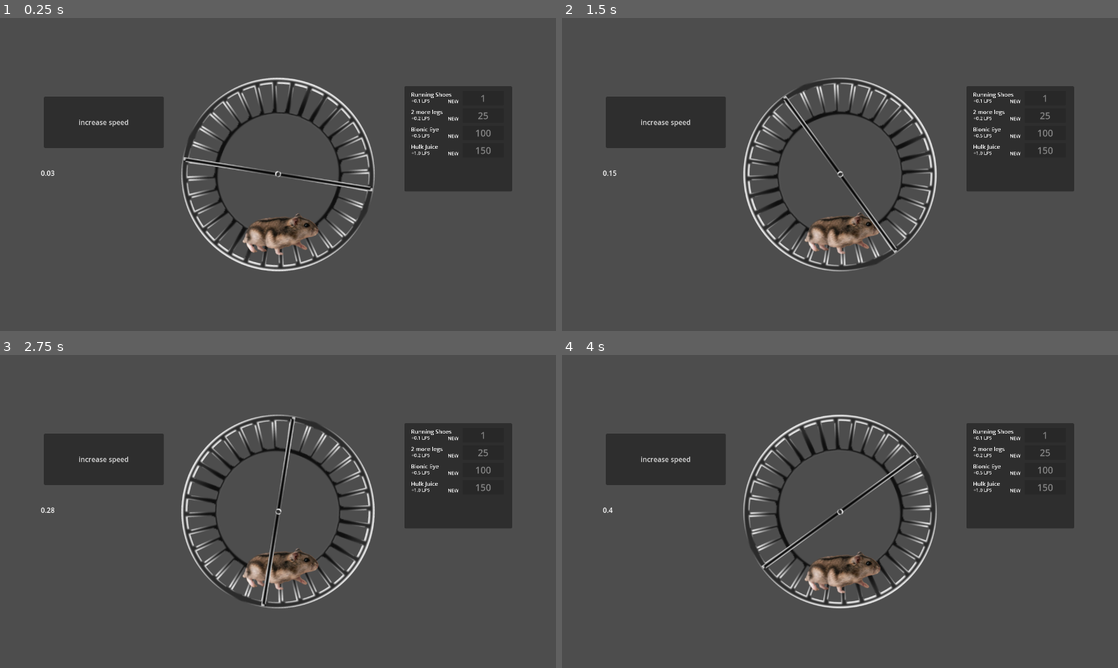
Above: before the commit, frames 1-4 (two rows, left to right).
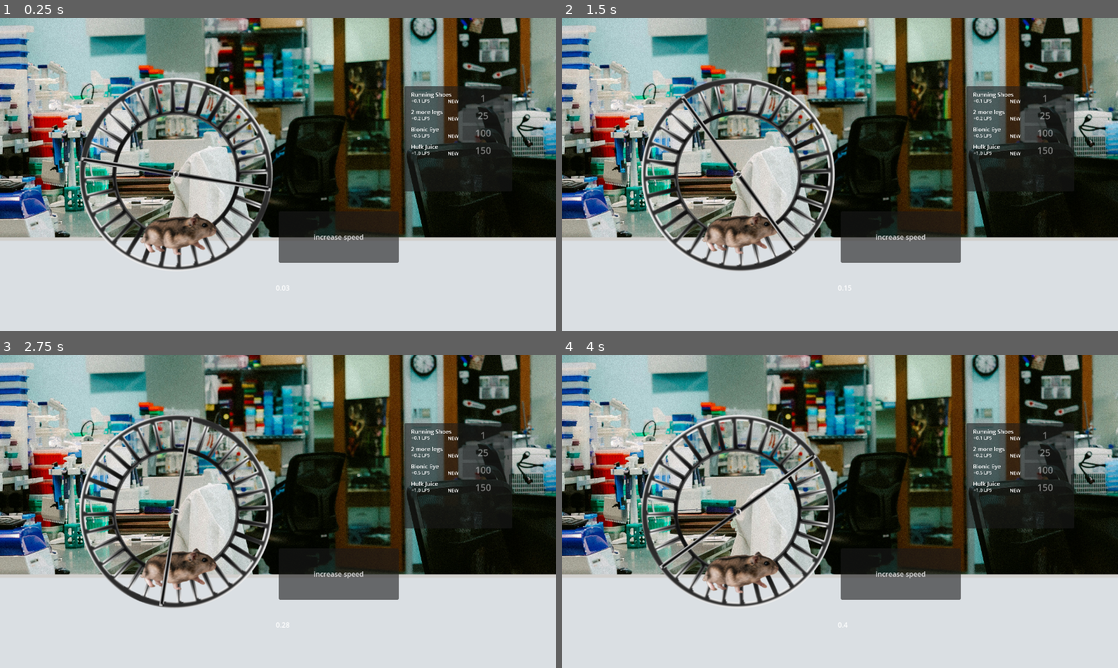
Above: after the commit, the same moments.

Repository: Trashcan445/gmtk_jam_repo
Game: Godot game, scene res://scenes/hamster_clicker.tscn
Same seed, same stepped clock (60 frames per second), same inputs: the game is played once before the commit and once after it.
Inputs (mouse positions are in pixels of both pictures, inside the frame that each line leads up to):
- Up to frame 1 (0.25 s): no input
- Up to frame 2 (1.5 s): tap Enter (ui_accept) at 0.5, 0.77 s; move the mouse to (962, 158) at 0.52 s; hold Right (ui_right) 0.53-1.25 s; click (962, 158) at 0.67 s; drag from (728, 190) to (812, 237) at 1.27 s
- Up to frame 3 (2.75 s): move the mouse to (333, 442) at 2.02 s; hold Right (ui_right) from 2.03 s (still down)
- Up to frame 4 (4 s): release Right (ui_right) at 2.75 s; drag from (812, 574) to (673, 464) at 2.77 s; move the mouse to (1006, 558) at 3.52 s; hold Left (ui_left) from 3.53 s (still down); tap Enter (ui_accept) at 3.77 s

The runs differ from the first frame. In frame 1, 94% of the frame differs, in the area x 0-100%, y 0-100%; in frame 2, 94%; in frame 3, 94%; in frame 4, 94%.

Commit message:
Added in rough BG and Table assets, adjusted viewport mode

Diff:
--- a/gmtk_jam/project.godot
+++ b/gmtk_jam/project.godot
@@ -26,6 +26,7 @@
 
 window/size/viewport_width=1280
 window/size/viewport_height=720
+window/stretch/mode="viewport"
 
 [editor_plugins]
 
--- a/gmtk_jam/scenes/hamster_clicker.tscn
+++ b/gmtk_jam/scenes/hamster_clicker.tscn
@@ -6,6 +6,8 @@
 [ext_resource type="Texture2D" uid="uid://dt8th7o3u2bfi" path="res://assets/art/wheelBar.png" id="3_qmgou"]
 [ext_resource type="Script" uid="uid://da6qw3ijsx8gs" path="res://scenes/display_string_in_label.gd" id="5_qmgou"]
 [ext_resource type="PackedScene" uid="uid://bmbbycprlxm23" path="res://scenes/shop.tscn" id="6_aeqvs"]
+[ext_resource type="Texture2D" uid="uid://chmykggsovn5k" path="res://assets/art/brooke-balentine-tLI5KpfTC2s-unsplash.jpg" id="7_w8d8m"]
+[ext_resource type="Texture2D" uid="uid://biff285lvvns1" path="res://assets/art/Lab Table.png" id="8_jafe7"]
 
 [sub_resource type="Animation" id="Animation_ww34r"]
 length = 0.001
@@ -97,6 +99,7 @@
 [node name="Camera2D" type="Camera2D" parent="."]
 
 [node name="Hamster_Wheel" type="Node2D" parent="." node_paths=PackedStringArray("animplayer")]
+position = Vector2(-234.79, 0)
 script = ExtResource("1_70i32")
 animplayer = NodePath("AnimationPlayer")
 loopAnimationName = "hamster_loop"
@@ -132,10 +135,10 @@
 speed_scale = 0.2
 
 [node name="Button" type="Button" parent="."]
-offset_left = -539.0
-offset_top = -179.0
-offset_right = -263.0
-offset_bottom = -61.0
+offset_left = 1.54
+offset_top = 85.12
+offset_right = 277.54
+offset_bottom = 203.12
 text = "increase speed"
 
 [node name="Label" type="Label" parent="Button"]
@@ -151,6 +154,20 @@
 position = Vector2(449, -84)
 hamster_wheel = NodePath("../Hamster_Wheel")
 
+[node name="BG_art" type="Node" parent="."]
+
+[node name="Brooke-balentine-tLi5KpfTc2s-unsplash" type="Sprite2D" parent="BG_art"]
+z_index = -2
+position = Vector2(-12, 173)
+scale = Vector2(0.380208, 0.380208)
+texture = ExtResource("7_w8d8m")
+
+[node name="LabTable" type="Sprite2D" parent="BG_art"]
+z_index = -1
+position = Vector2(-17, 144)
+scale = Vector2(1.54479, 1)
+texture = ExtResource("8_jafe7")
+
 [connection signal="loops_changed" from="Hamster_Wheel" to="Button/Label" method="_on_new_float"]
 [connection signal="loops_changed" from="Hamster_Wheel" to="Shop" method="loops_changed"]
 [connection signal="pressed" from="Button" to="Hamster_Wheel" method="_on_button_pressed"]
Binary file added: gmtk_jam/assets/art/GMTK Jam 2025.png
Not shown, added: gmtk_jam/assets/art/GMTK Jam 2025.png.import
Binary file added: gmtk_jam/assets/art/Lab Table.png
Not shown, added: gmtk_jam/assets/art/Lab Table.png.import
Binary file added: gmtk_jam/assets/art/brooke-balentine-tLI5KpfTC2s-unsplash.jpg
Not shown, added: gmtk_jam/assets/art/brooke-balentine-tLI5KpfTC2s-unsplash.jpg.import
Not shown: 1 places in gmtk_jam/scenes/hamster_clicker.tscn that only renumber resources
